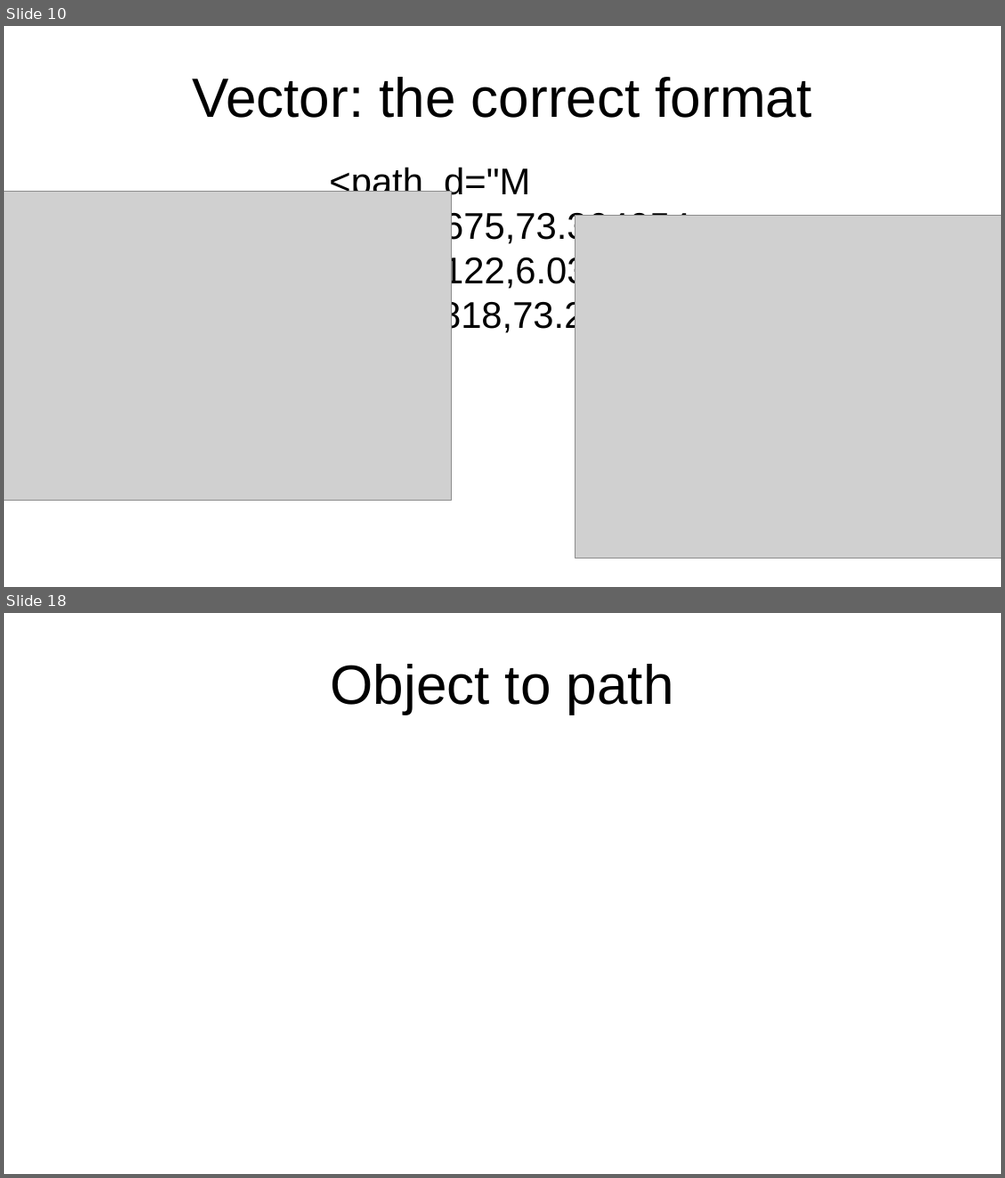
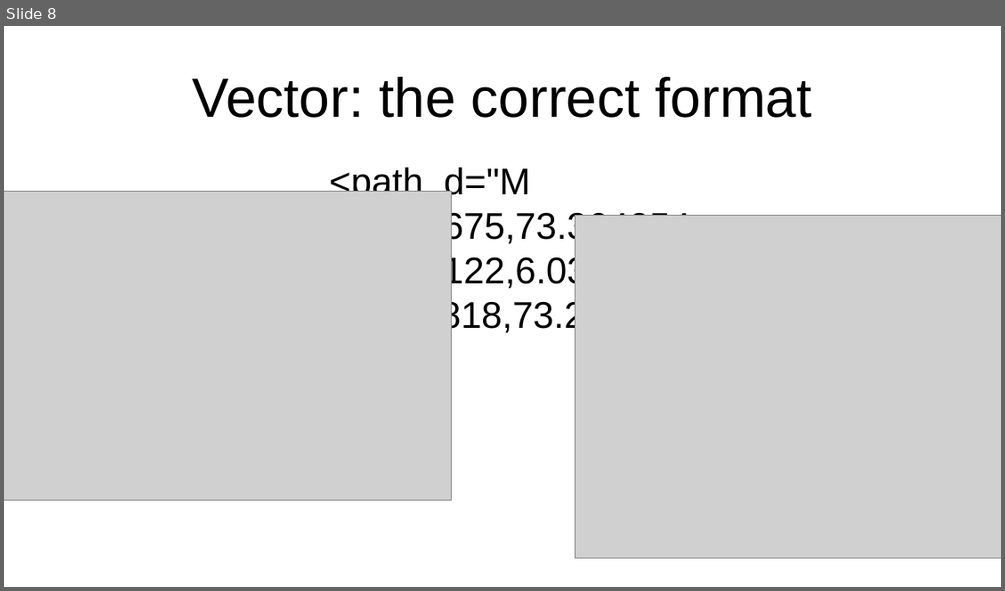
Before and after one commit to turbor/fri3d2026-inkscape, a slide deck: presentation.odp. Shown one above the other, each under a label of ours: slides 10 and 18 before the commit, slide 8 after it; the slides between them are not shown. The pictures are 1005x1178 and 1005x591 pixels, drawn with LibreOffice and Linux fonts; fonts in the diff are those of the drawing; grey boxes stand for pictures. Boxes give left, top, right and bottom in pixels: in the first picture for what was removed or moved away, otherwise in the second. Text is boxed around its words. In the diff, an @@ line names an element or a change of style, - is before the commit and + after.

```diff
--- a/presentation.odp
+++ b/presentation.odp
@@ slide 18 removed at [4,613,1001,1174], background #FFFFFF @@
@@ title removed at [330,664,674,714] @@
-Object to path
@@ what was slide 10 is now slide 8 @@
```
Also in this commit, not shown: 9 slides changed, 12 slides added, 4 other slides removed, 9 other files.
